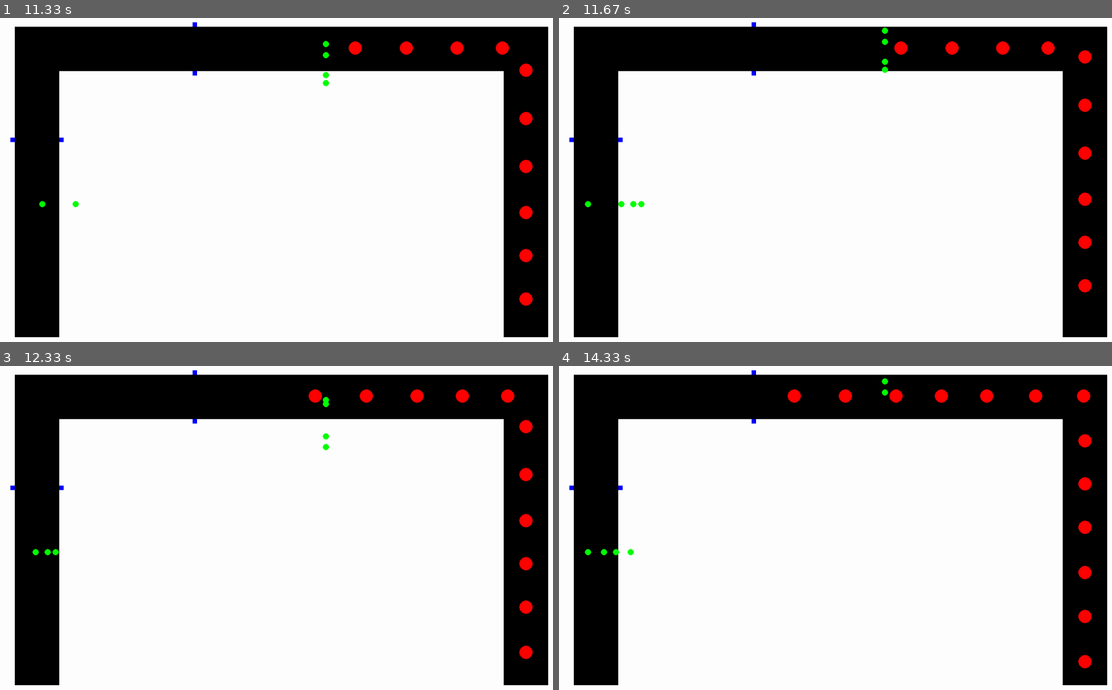
Above: before the commit, frames 1-4 (two rows, left to right).
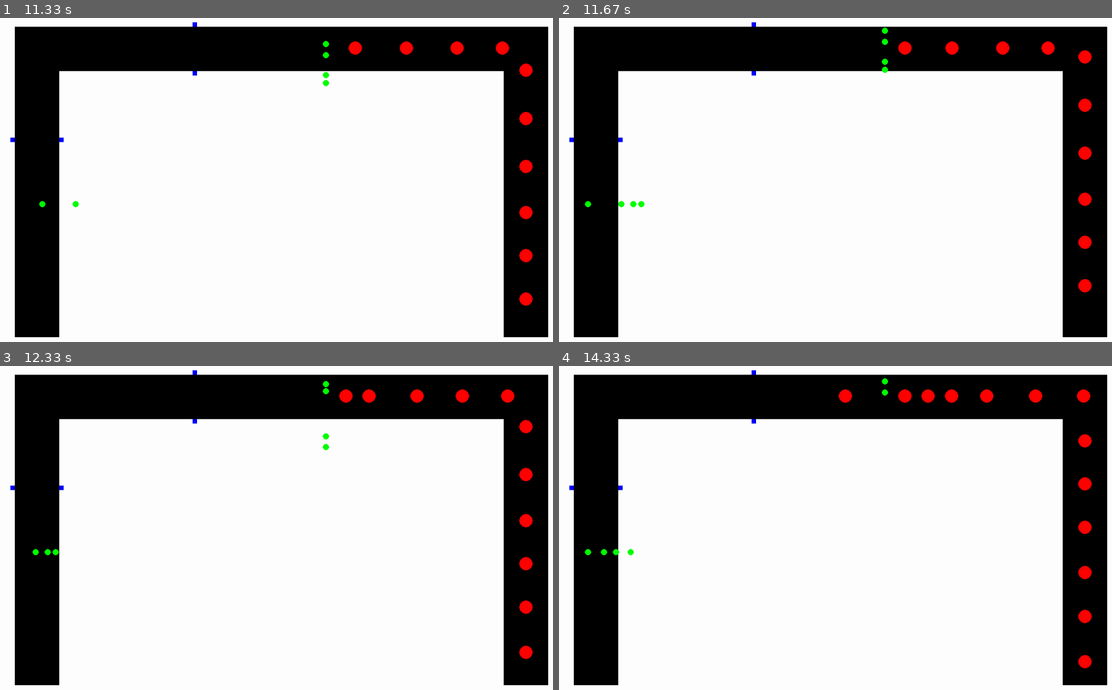
Above: after the commit, the same moments.

Repository: JCoder121/carsim
Game: pygame game, started from files/dropoff_master.py
The game is run twice, just before and just after one commit, with the same random seed, the same clock (stepped at 60 frames per second) and the same inputs.
Inputs (mouse positions are in pixels of both pictures, inside the frame that each line leads up to):
- Up to frame 1 (11.33 s): tap Enter at 0.33, 1.57, 1.97, 2.27, 2.53, 2.87, 3.17, 3.3, 4.03, 4.33, 4.7, 5.1, 5.4, 5.6, 5.9, 6.1, 6.43, 6.73, 6.93, 7.23, 7.5, 7.83, 8.13, 8.27, 8.67, 8.97, 9.33, 9.73, 10.03, 10.23, 10.53, 10.73, 11.07 s; click (315, 238) at 1.28 s; move the mouse to (398, 325) at 3.63 s; click (398, 325) at 3.68 s
- Up to frame 2 (11.67 s): tap Enter at 11.37, 11.57 s
- Up to frame 3 (12.33 s): tap Enter at 11.87, 12.13 s
- Up to frame 4 (14.33 s): tap Enter at 12.47, 12.77, 12.9, 13.3, 13.6, 13.97 s

Frame 1 is identical in both runs. In frame 2, less than 0.1% of the frame differs, in the area x 60-64%, y 7-12%; in frame 3, 0.3%; in frame 4, 0.4%, in the area x 41-73%, y 7-12%.

Commit message:
Update dropoff_master.py

Diff:
--- a/files/dropoff_master.py
+++ b/files/dropoff_master.py
@@ -60,7 +60,6 @@
 #things to keep track of during entire program
 car_list = []
 person_list = []
-car_count = 0
 
 
 class Car:
@@ -117,9 +116,10 @@
                     detect_value = screen.get_at((int(self.x)+sweep, int(self.y)+infront))
 
             #car detection for red, green and yellow
-        if (detect_value==RED) or (detect_value==GREEN) or (detect_value==YELLOW):
-            self.accel_bool = False
-            self.stop(False)
+            if (detect_value==RED) or (detect_value==GREEN) or (detect_value==YELLOW):
+                self.accel_bool = False
+                self.stop(False)
+                return self.accel_bool
 
         else:
             self.accel_bool = True
@@ -159,13 +159,14 @@
         self.accel+= ACCEL
 
     def drop_detect(self):
-        self.drop_detct_bool = False
+        self.drop_detect_bool = False
 
         for z in range(3, INFRONT):
-            detect_val_1 = screen.get_at((int(self.x-z), int(self.y)))
-            detect_val_2 = screen.get_at((int(self.x), int(self.y) + z))
-            if (detect_val_1 == YELLOW) or (detect_val_2 == YELLOW):
-                self.drop_detect_bool = True
+            for sweep in range(-10, 10):
+                detect_val_1 = screen.get_at((int(self.x-z), int(self.y+sweep)))
+                detect_val_2 = screen.get_at((int(self.x+sweep), int(self.y) + z))
+                if (detect_val_1 == YELLOW) or (detect_val_2 == YELLOW):
+                    self.drop_detect_bool = True
 
         return self.drop_detect_bool
 
@@ -312,6 +313,7 @@
     # Loop until the user clicks the close button.
     done = False
     hundred_cars_bool = False
+    car_count = 0
 
     # Used to manage how fast the screen updates
     clock = pygame.time.Clock()
@@ -385,22 +387,28 @@
 
             #see if car is on top side, will go horizontal left
             elif car.x > 155 and car.y < 100:
+                car.detect("top")
+
                 drop_bool = (int(car.x)==car.drop_x) or (int(car.x-1) == car.drop_x)
                 should_drop_now = car.drop_detect()
                 if drop_bool or (should_drop_now and (car.x > 150 and car.x < 500)):
                     obj_drop_off(car)
-
-                car.detect("top")
+                    #cancel the car drop y value if it had it but dropped early
+                    car.drop_y = None
+
+
 
 
             #see if car is on left side, will go vertical down
             elif car.x < 156 and car.y > 90:
+                car.detect("left")
+
                 drop_bool = (int(car.y)==car.drop_y) or (int(car.y-1) == car.drop_y)
                 should_drop_now = car.drop_detect()
                 if drop_bool or (should_drop_now and (car.y > 100 and car.y < 350)):
                     obj_drop_off(car)
 
-                car.detect("left")
+
 
 
             #get rid of car if it crosses bottom line (memory management)
